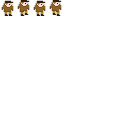
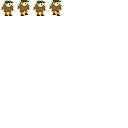
Before/after of a 128 x 128 layered artwork. What changed in the layer stack:
painted on "Pozadí" over [5, 0, 61, 16]
